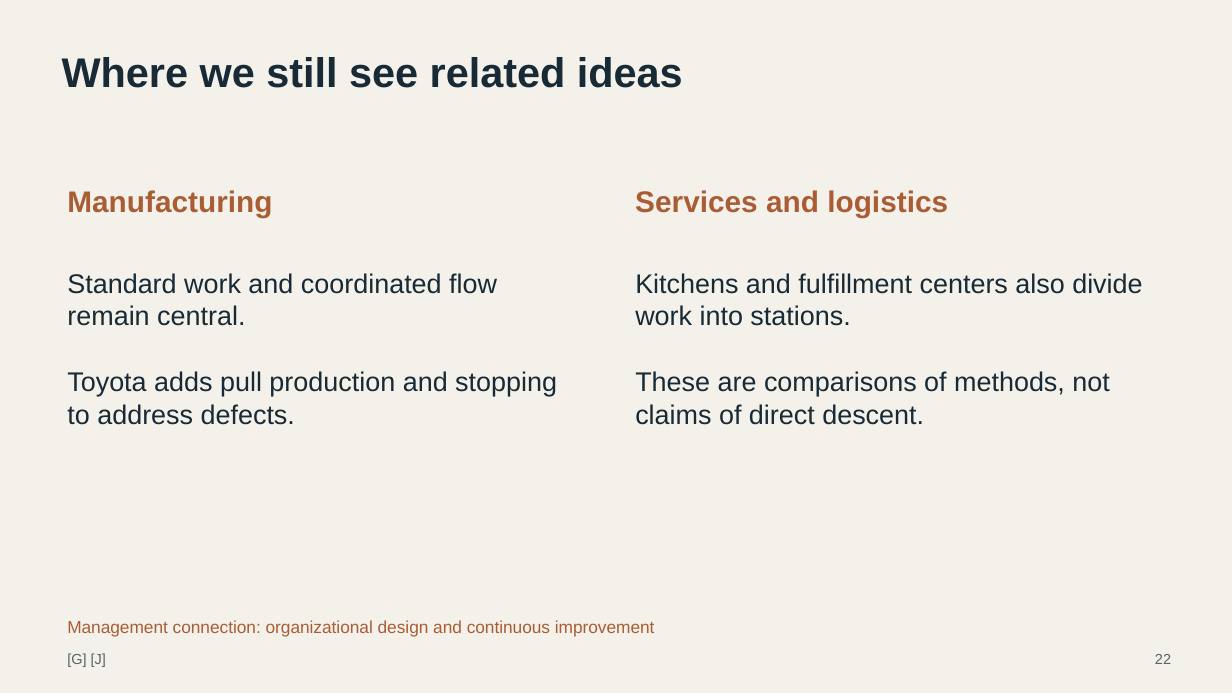
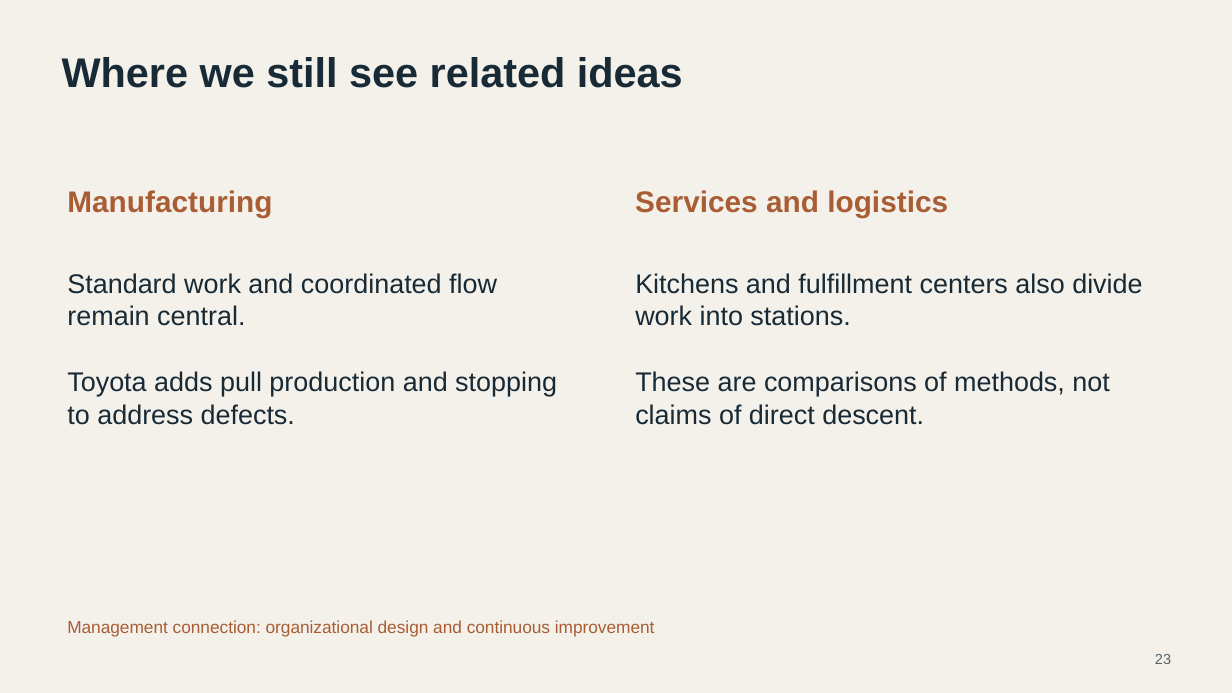
Before and after one commit to chocojawns/MGT, a slide deck: slide 23 of temp 3.pptx (slide 22 before the commit). Drawn at 1232x693 pixels with LibreOffice and Linux fonts; fonts in the diff are those of the drawing. Boxes give left, top, right and bottom in pixels: in the first picture for what was removed or moved away, otherwise in the second. Text is boxed around its words. In the diff, an @@ line names an element or a change of style, - is before the commit and + after.

```diff
--- a/temp 3.pptx
+++ b/temp 3.pptx
@@ text removed at (67, 653, 106, 667) @@
-[G] [J]
@@ text at (1155, 654, 1171, 664): text changed @@
-22
+23
```
Also in this commit, not shown: 24 other slides changed, 3 slides added, 2 slides removed.
